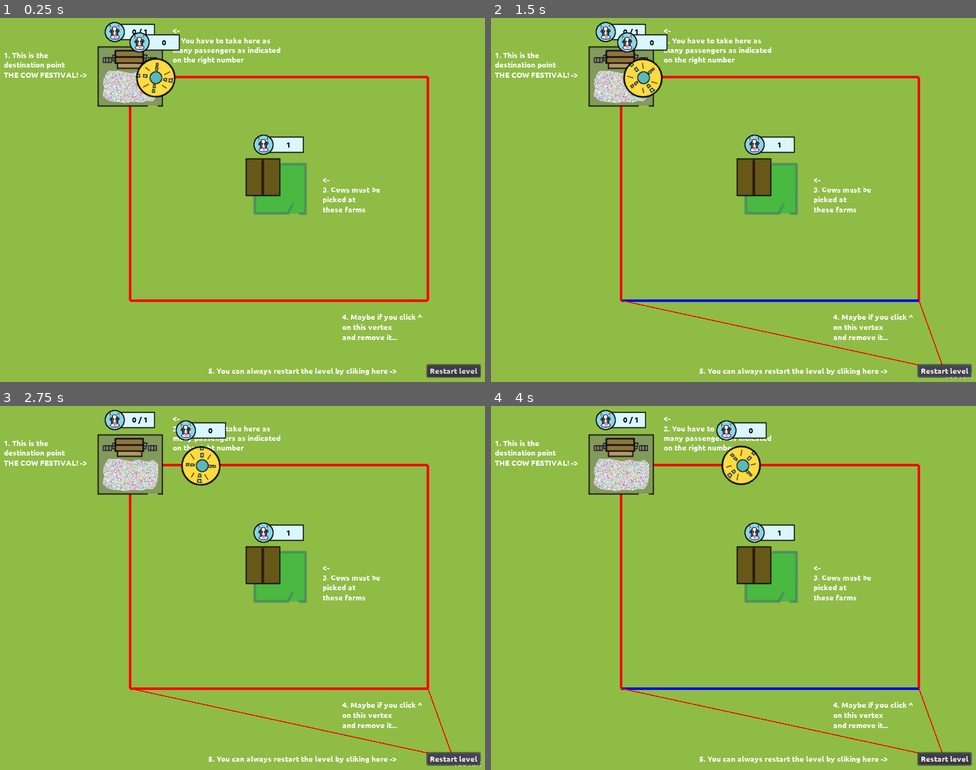
Above: before the commit, frames 1-4 (two rows, left to right).
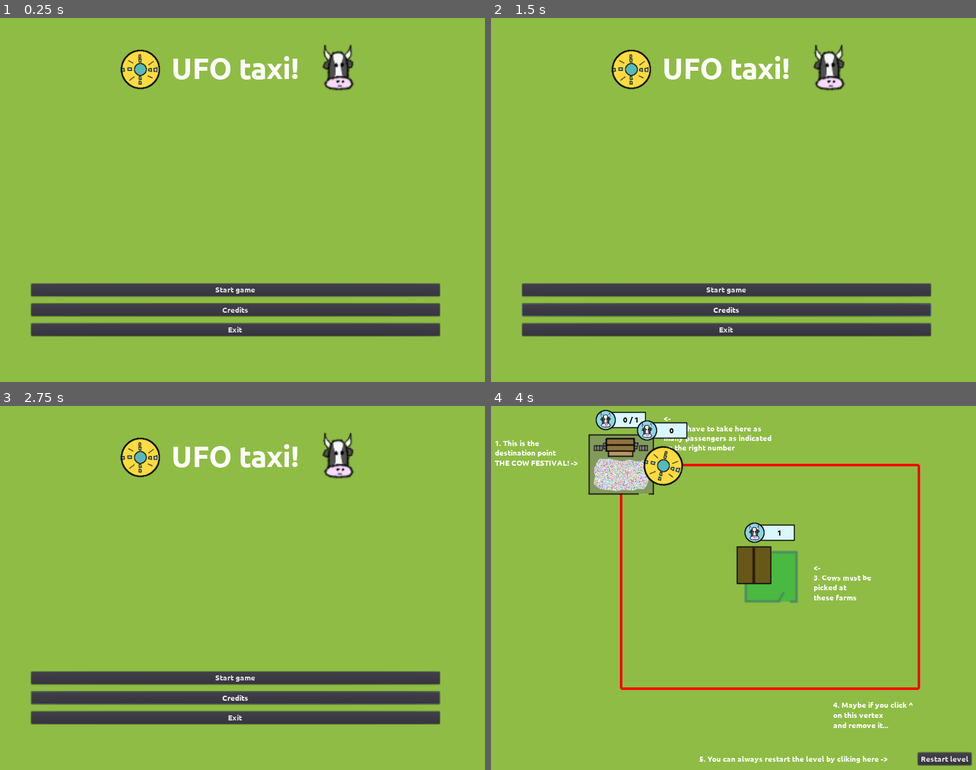
Above: after the commit, the same moments.

Repository: moisesjbc/ufo-taxi
Game: Godot game, scene res://menus/main_menu/main_menu.tscn
Same seed, same stepped clock (60 frames per second), same inputs: the game is played once before the commit and once after it. Before the commit the project starts from res://gameplay/main/main.tscn.
Inputs (mouse positions are in pixels of both pictures, inside the frame that each line leads up to):
- Up to frame 1 (0.25 s): no input
- Up to frame 2 (1.5 s): click (728, 309) at 0.5 s, where only the run after the commit has a clickable "Credits"; click (946, 371) at 1.25 s, where only the run before the commit has a clickable "Restart level"
- Up to frame 3 (2.75 s): click (455, 759) at 2 s, where only the run before the commit has a clickable "Restart level"
- Up to frame 4 (4 s): click (946, 759) at 2.75 s, where only the run before the commit has a clickable "Restart level"; click (728, 679) at 3.5 s, where only the run after the commit has a clickable "Start game"

The runs differ from the first frame. In frame 1, 20% of the frame differs, in the area x 0-100%, y 1-99%; in frame 2, 20%; in frame 3, 20%; in frame 4, 3.1%.

Commit message:
Added main menu

Diff:
--- /dev/null
+++ b/godot-project/menus/main_menu/main_menu.gd
@@ -0,0 +1,8 @@
+extends Control
+
+func _on_start_game_button_pressed():
+	get_tree().change_scene("res://gameplay/main/main.tscn")
+
+
+func _on_exit_button_pressed():
+	get_tree().quit()
--- /dev/null
+++ b/godot-project/menus/main_menu/main_menu.tscn
@@ -0,0 +1,86 @@
+[gd_scene load_steps=6 format=2]
+
+[ext_resource path="res://fonts/Ubuntu-B.ttf" type="DynamicFontData" id=1]
+[ext_resource path="res://icon.png" type="Texture" id=2]
+[ext_resource path="res://cow.png" type="Texture" id=3]
+[ext_resource path="res://menus/main_menu/main_menu.gd" type="Script" id=4]
+
+[sub_resource type="DynamicFont" id=1]
+size = 60
+font_data = ExtResource( 1 )
+
+[node name="main_menu" type="Control"]
+anchor_right = 1.0
+anchor_bottom = 1.0
+script = ExtResource( 4 )
+__meta__ = {
+"_edit_use_anchors_": false
+}
+
+[node name="margin_container" type="MarginContainer" parent="."]
+anchor_right = 1.0
+anchor_bottom = 1.0
+custom_constants/margin_right = 100
+custom_constants/margin_top = 100
+custom_constants/margin_left = 100
+custom_constants/margin_bottom = 100
+__meta__ = {
+"_edit_use_anchors_": false
+}
+
+[node name="vbox_container" type="VBoxContainer" parent="margin_container"]
+margin_left = 100.0
+margin_top = 100.0
+margin_right = 924.0
+margin_bottom = 858.0
+custom_constants/separation = 400
+
+[node name="title_container" type="CenterContainer" parent="margin_container/vbox_container"]
+margin_right = 824.0
+margin_bottom = 68.0
+
+[node name="HBoxContainer" type="HBoxContainer" parent="margin_container/vbox_container/title_container"]
+margin_left = 280.0
+margin_right = 544.0
+margin_bottom = 68.0
+
+[node name="title" type="Label" parent="margin_container/vbox_container/title_container/HBoxContainer"]
+margin_right = 264.0
+margin_bottom = 68.0
+custom_fonts/font = SubResource( 1 )
+text = "UFO taxi!"
+align = 1
+
+[node name="Sprite" type="Sprite" parent="margin_container/vbox_container/title_container/HBoxContainer"]
+position = Vector2( -64.2171, 33.2978 )
+texture = ExtResource( 2 )
+
+[node name="Sprite2" type="Sprite" parent="margin_container/vbox_container/title_container/HBoxContainer"]
+position = Vector2( 337.14, 30.2752 )
+scale = Vector2( 2.0901, 2.0901 )
+texture = ExtResource( 3 )
+
+[node name="buttons_container" type="VBoxContainer" parent="margin_container/vbox_container"]
+margin_top = 468.0
+margin_right = 824.0
+margin_bottom = 558.0
+custom_constants/separation = 15
+
+[node name="start_game_button" type="Button" parent="margin_container/vbox_container/buttons_container"]
+margin_right = 824.0
+margin_bottom = 20.0
+text = "Start game"
+
+[node name="credits_button" type="Button" parent="margin_container/vbox_container/buttons_container"]
+margin_top = 35.0
+margin_right = 824.0
+margin_bottom = 55.0
+text = "Credits"
+
+[node name="exit_button" type="Button" parent="margin_container/vbox_container/buttons_container"]
+margin_top = 70.0
+margin_right = 824.0
+margin_bottom = 90.0
+text = "Exit"
+[connection signal="pressed" from="margin_container/vbox_container/buttons_container/start_game_button" to="." method="_on_start_game_button_pressed"]
+[connection signal="pressed" from="margin_container/vbox_container/buttons_container/exit_button" to="." method="_on_exit_button_pressed"]
--- /dev/null
+++ b/godot-project/menus/main_menu/start_game_button.gd
@@ -0,0 +1,6 @@
+extends Button
+
+
+
+func _on_start_game_button_pressed():
+	pass # Replace with function body.
--- a/godot-project/project.godot
+++ b/godot-project/project.godot
@@ -16,7 +16,7 @@
 [application]
 
 config/name="godot-project"
-run/main_scene="res://gameplay/main/main.tscn"
+run/main_scene="res://menus/main_menu/main_menu.tscn"
 config/icon="res://icon.png"
 
 [display]
Binary file added: godot-project/cow.png
Not shown, added: godot-project/cow.png.import
